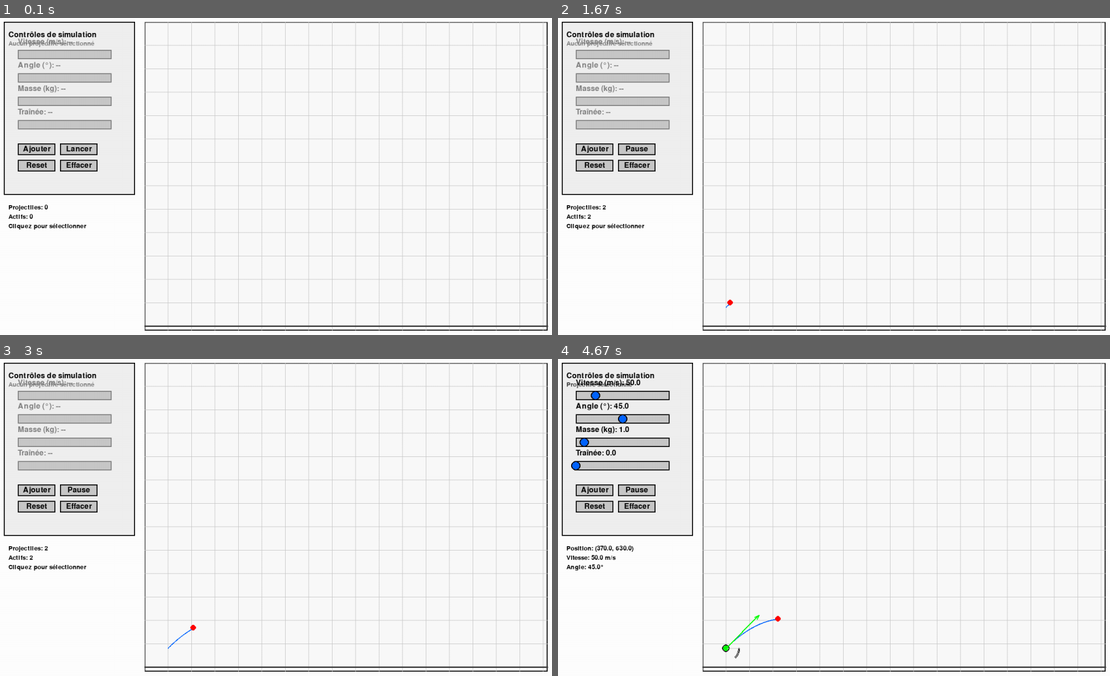
Above: before the commit, frames 1-4 (two rows, left to right).
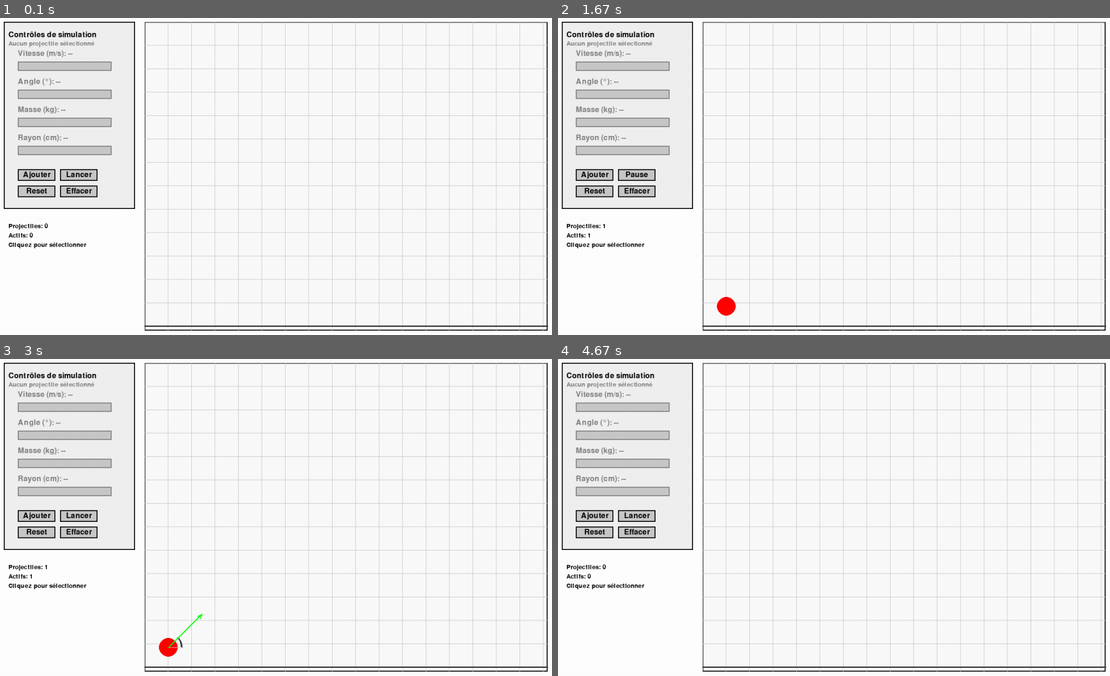
Above: after the commit, the same moments.

Repository: NathanDufils/Projet-Modelisation-Mathematique
Game: pygame game, started from main.py
Same seed, same stepped clock (60 frames per second), same inputs: the game is played once before the commit and once after it.
Inputs (mouse positions are in pixels of both pictures, inside the frame that each line leads up to):
- Up to frame 1 (0.1 s): no input
- Up to frame 2 (1.67 s): click "Ajouter" at 0.38 s; press the mouse at (585, 151) at 0.7 s; move the mouse to (729, 198) at 0.8 s; release the mouse at (878, 243) at 0.93 s; click (701, 109) at 1.05 s; click "Lancer" at 1.38 s
- Up to frame 3 (3 s): click "Reset" at 1.72 s; press the mouse at (77, 514) at 2.53 s; move the mouse to (204, 457) at 2.63 s; release the mouse at (331, 397) at 2.77 s; press the mouse at (77, 514) at 2.87 s; move the mouse to (154, 533) at 2.97 s
- Up to frame 4 (4.67 s): release the mouse at (784, 549) at 3.1 s; press the mouse at (635, 533) at 3.2 s; move the mouse to (718, 574) at 3.3 s; release the mouse at (800, 615) at 3.43 s; click "Ajouter" at 4.05 s; press the mouse at (635, 533) at 4.37 s; move the mouse to (762, 520) at 4.47 s; release the mouse at (889, 511) at 4.6 s

The runs differ from the first frame. In frame 1, 5.5% of the frame differs, in the area x 0-25%, y 6-73%; in frame 2, 5.6%; in frame 3, 5.7%; in frame 4, 5.9%, in the area x 0-41%, y 6-95%.

Commit message:
refactor: update projectile physics to use radius-based air resistance calculation

Diff:
--- a/src/physics.py
+++ b/src/physics.py
@@ -1,12 +1,15 @@
 import math
-from src.settings import GRAVITY
+from src.settings import GRAVITY, AIR_DENSITY, DRAG_COEFFICIENT
 
-def calculate_trajectory_point(x0, y0, v0, angle, t, mass, drag_coefficient):
+def calculate_trajectory_point(x0, y0, v0, angle, t, mass, radius):
     """
     Calcule la position et la vitesse d'un projectile à un temps donné.
-    Utilise l'intégration numérique pour la résistance de l'air si drag_coefficient > 0.
+    Utilise l'intégration numérique avec résistance de l'air si radius > 0.
+
+    La force de traînée est calculée avec: F_drag = 0.5 * ρ * C_d * A * v²
+    où ρ = densité de l'air, C_d = coefficient de traînée, A = surface frontale
     """
-    if drag_coefficient == 0:
+    if radius == 0:
         # Trajectoire parabolique simple sans résistance de l'air
         x = x0 + v0 * math.cos(angle) * t
         y = y0 - v0 * math.sin(angle) * t + 0.5 * GRAVITY * t**2
@@ -22,13 +25,19 @@
         vx = v0 * math.cos(angle)
         vy = -v0 * math.sin(angle)
 
+        # Calcul de la surface frontale (aire d'un cercle)
+        cross_section_area = math.pi * radius**2
+
+        # Constante de traînée: k = 0.5 * ρ * C_d * A
+        drag_constant = 0.5 * AIR_DENSITY * DRAG_COEFFICIENT * cross_section_area
+
         current_time = 0
         while current_time < t:
-            # Calculer la force de traînée (F = k * v²)
+            # Calculer la force de traînée: F = k * v²
             speed = math.sqrt(vx**2 + vy**2)
             if speed > 0:
-                # Coefficient de traînée normalisé
-                drag_force = drag_coefficient * speed**2
+                # Force de traînée
+                drag_force = drag_constant * speed**2
                 # Accélération due à la traînée (F = ma, donc a = F/m)
                 drag_ax = -drag_force * (vx / speed) / mass
                 drag_ay = -drag_force * (vy / speed) / mass
--- a/src/projectile.py
+++ b/src/projectile.py
@@ -4,7 +4,7 @@
 from src.physics import calculate_trajectory_point
 
 class Projectile:
-    def __init__(self, x0, y0, v0=50, angle=45, mass=1.0, drag_coefficient=0.0, color=RED):
+    def __init__(self, x0, y0, v0=50, angle=45, mass=1.0, radius=0.1, color=RED):
         # Paramètres initiaux (immuables une fois le tir lancé)
         self.x0 = x0
         self.y0 = y0
@@ -12,7 +12,7 @@
         self.angle_degrees = angle
         self.angle = math.radians(angle)
         self.mass = mass
-        self.drag_coefficient = drag_coefficient
+        self.radius = radius
 
         # État actuel
         self.x = x0
@@ -28,7 +28,6 @@
         self.paused = False
 
         # Apparence
-        self.radius = 6
         self.color = color
         self.selected = False
 
@@ -52,7 +51,7 @@
 
         new_x, new_y, new_vx, new_vy = calculate_trajectory_point(
             self.x0, self.y0, self.v0, self.angle,
-            self.time, self.mass, self.drag_coefficient
+            self.time, self.mass, self.radius
         )
 
         self.x = new_x
@@ -89,7 +88,7 @@
             self.y = y
             self.trajectory = [(x, y)]
 
-    def set_parameters(self, v0=None, angle=None, mass=None, drag_coefficient=None):
+    def set_parameters(self, v0=None, angle=None, mass=None, radius=None):
         """Modifie les paramètres du projectile (seulement si pas lancé)."""
         if not self.launched:
             if v0 is not None:
@@ -99,8 +98,8 @@
                 self.angle = math.radians(angle)
             if mass is not None:
                 self.mass = mass
-            if drag_coefficient is not None:
-                self.drag_coefficient = drag_coefficient
+            if radius is not None:
+                self.radius = radius
 
             # Recalculer les vitesses initiales
             self.vx = self.v0 * math.cos(self.angle)
@@ -127,13 +126,18 @@
         # Dessiner le projectile
         if self.active and (SIM_AREA_X <= self.x <= SIM_AREA_X + SIM_AREA_WIDTH and
                            SIM_AREA_Y <= self.y <= SIM_AREA_Y + SIM_AREA_HEIGHT):
+            # Calculer le rayon d'affichage en pixels (rayon physique * échelle * facteur d'agrandissement)
+            display_radius = int(self.radius * SCALE * 10)
+            # Limiter le rayon d'affichage entre 5 et 50 pixels pour la visibilité
+            display_radius = max(5, min(50, display_radius))
+
             # Couleur différente si sélectionné
             color = GREEN if self.selected else self.color
-            pygame.draw.circle(screen, color, (int(self.x), int(self.y)), self.radius)
+            pygame.draw.circle(screen, color, (int(self.x), int(self.y)), display_radius)
 
             # Bordure si sélectionné
             if self.selected:
-                pygame.draw.circle(screen, BLACK, (int(self.x), int(self.y)), self.radius + 2, 2)
+                pygame.draw.circle(screen, BLACK, (int(self.x), int(self.y)), display_radius + 2, 2)
 
         # Dessiner les indicateurs si pas lancé ou en pause
         if not self.launched or self.paused:
@@ -142,12 +146,11 @@
     def draw_indicators(self, screen):
         """Dessine les indicateurs d'angle et de vitesse."""
         # Arc pour l'angle
-        if self.angle_degrees > 0:
-            arc_radius = 30
-            pygame.draw.arc(screen, DARK_GRAY,
-                          (self.x - arc_radius, self.y - arc_radius,
-                           arc_radius * 2, arc_radius * 2),
-                          -self.angle, 0, 2)
+        arc_radius = 30
+        pygame.draw.arc(screen, DARK_GRAY,
+                      (self.x - arc_radius, self.y - arc_radius,
+                       arc_radius * 2, arc_radius * 2),
+                      0, self.angle, 2)
 
         # Ligne de référence horizontale
         pygame.draw.line(screen, LIGHT_GRAY,
--- a/src/settings.py
+++ b/src/settings.py
@@ -1,6 +1,7 @@
 # Paramètres physiques
 GRAVITY = 9.81  # m/s^2
 AIR_DENSITY = 1.225  # kg/m^3 (au niveau de la mer)
+DRAG_COEFFICIENT = 0.47  # Coefficient de traînée pour une sphère
 
 # Fenêtre
 SCREEN_WIDTH = 1200
--- a/src/simulation.py
+++ b/src/simulation.py
@@ -124,12 +124,10 @@
                         projectile.paused = True
 
         elif action == 'reset':
-            # Remettre le projectile sélectionné à zéro
-            if self.ui.selected_projectile:
-                self.ui.selected_projectile.reset()
-                # Si c'était le seul projectile lancé, arrêter la simulation
-                if not any(p.launched for p in self.projectiles):
-                    self.ui.simulation_running = False
+            # Remettre tous les projectiles à zéro
+            for projectile in self.projectiles:
+                projectile.reset()
+            self.ui.simulation_running = False
 
         elif action == 'clear_all':
             # Effacer tous les projectiles
@@ -145,7 +143,7 @@
                 v0=params['v0'],
                 angle=params['angle'],
                 mass=params['mass'],
-                drag_coefficient=params['drag_coefficient']
+                radius=params['radius']
             )
 
         # Mettre à jour l'état du bouton lancer/pause
--- a/src/ui.py
+++ b/src/ui.py
@@ -58,6 +58,29 @@
         label_text = self.font.render(f"{self.label}: {self.val:.1f}", True, BLACK)
         screen.blit(label_text, (self.rect.x, self.rect.y - 25))
 
+class RadiusSlider(Slider):
+    """Slider spécialisé pour le rayon qui affiche en cm mais retourne en mètres."""
+    def __init__(self, x, y, width, height, min_cm, max_cm, initial_cm, label):
+        # Convertir cm en m pour le stockage interne
+        super().__init__(x, y, width, height, min_cm, max_cm, initial_cm, label)
+
+    def draw(self, screen):
+        # Dessiner la barre du slider
+        pygame.draw.rect(screen, (200, 200, 200), self.rect)
+        pygame.draw.rect(screen, BLACK, self.rect, 2)
+
+        # Dessiner le handle
+        pygame.draw.circle(screen, BLUE, (int(self.handle_x), self.rect.centery), self.handle_radius)
+        pygame.draw.circle(screen, BLACK, (int(self.handle_x), self.rect.centery), self.handle_radius, 2)
+
+        # Dessiner le label et la valeur en cm
+        label_text = self.font.render(f"{self.label}: {self.val:.1f}", True, BLACK)
+        screen.blit(label_text, (self.rect.x, self.rect.y - 25))
+
+    def get_value_in_meters(self):
+        """Retourne la valeur en mètres."""
+        return self.val / 100.0
+
 class Button:
     def __init__(self, x, y, width, height, text, color=(200, 200, 200)):
         self.rect = pygame.Rect(x, y, width, height)
@@ -84,17 +107,17 @@
 class UI:
     def __init__(self):
         self.sliders = {
-            'velocity': Slider(50, 80, 200, 20, 10, 200, 80, "Vitesse (m/s)"),
-            'angle': Slider(50, 130, 200, 20, 0, 90, 45, "Angle (°)"),
-            'mass': Slider(50, 180, 200, 20, 0.1, 10, 1.0, "Masse (kg)"),
-            'drag': Slider(50, 230, 200, 20, 0.0, 2.0, 0.0, "Traînée")
+            'velocity': Slider(50, 105, 200, 20, 0, 1000, 80, "Vitesse (m/s)"),
+            'angle': Slider(50, 165, 200, 20, 0, 360, 45, "Angle (°)"),
+            'mass': Slider(50, 225, 200, 20, 0.001, 1000, 1.0, "Masse (kg)"),
+            'radius': RadiusSlider(50, 285, 200, 20, 0.0, 100.0, 10.0, "Rayon (cm)")
         }
 
         self.buttons = {
-            'add_projectile': Button(50, 280, 80, 25, "Ajouter"),
-            'launch_pause': Button(140, 280, 80, 25, "Lancer"),
-            'reset': Button(50, 315, 80, 25, "Reset"),
-            'clear_all': Button(140, 315, 80, 25, "Effacer")
+            'add_projectile': Button(50, 335, 80, 25, "Ajouter"),
+            'launch_pause': Button(140, 335, 80, 25, "Lancer"),
+            'reset': Button(50, 370, 80, 25, "Reset"),
+            'clear_all': Button(140, 370, 80, 25, "Effacer")
         }
 
         # État de la simulation
@@ -117,8 +140,11 @@
             self.sliders['mass'].val = projectile.mass
             self.sliders['mass'].handle_x = self.sliders['mass']._value_to_x(projectile.mass)
 
-            self.sliders['drag'].val = projectile.drag_coefficient
-            self.sliders['drag'].handle_x = self.sliders['drag']._value_to_x(projectile.drag_coefficient)
+            # Convertir le rayon en cm et limiter à la plage du slider
+            radius_cm = projectile.radius * 100.0
+            radius_cm = max(self.sliders['radius'].min_val, min(self.sliders['radius'].max_val, radius_cm))
+            self.sliders['radius'].val = radius_cm
+            self.sliders['radius'].handle_x = self.sliders['radius']._value_to_x(radius_cm)
 
     def update_launch_pause_button(self, has_projectiles, any_launched):
         """Met à jour le texte du bouton lancer/pause selon l'état de la simulation."""
@@ -148,7 +174,7 @@
 
     def draw(self, screen):
         # Dessiner un panneau de contrôle (ajusté)
-        panel_rect = pygame.Rect(20, 20, 280, 370)
+        panel_rect = pygame.Rect(20, 20, 280, 400)
         pygame.draw.rect(screen, (240, 240, 240), panel_rect)
         pygame.draw.rect(screen, BLACK, panel_rect, 2)
 
@@ -188,12 +214,12 @@
             'v0': self.sliders['velocity'].val,
             'angle': self.sliders['angle'].val,
             'mass': self.sliders['mass'].val,
-            'drag_coefficient': self.sliders['drag'].val
+            'radius': self.sliders['radius'].get_value_in_meters()
         }
 
     def draw_info(self, screen, projectiles):
         """Affiche des informations sur les projectiles."""
-        info_y = 410
+        info_y = 450
 
         if self.selected_projectile and self.selected_projectile in projectiles:
             proj = self.selected_projectile
